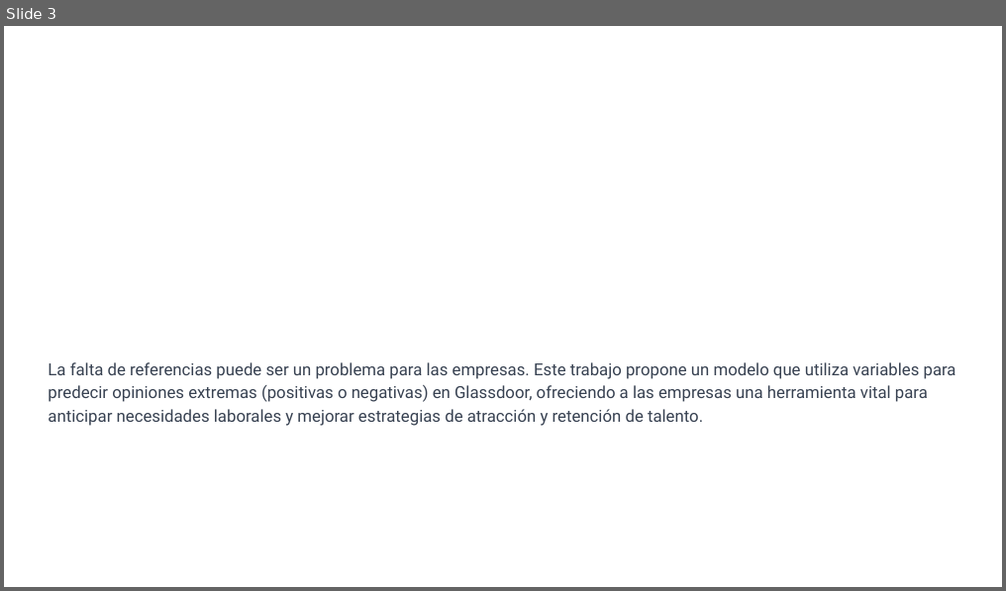
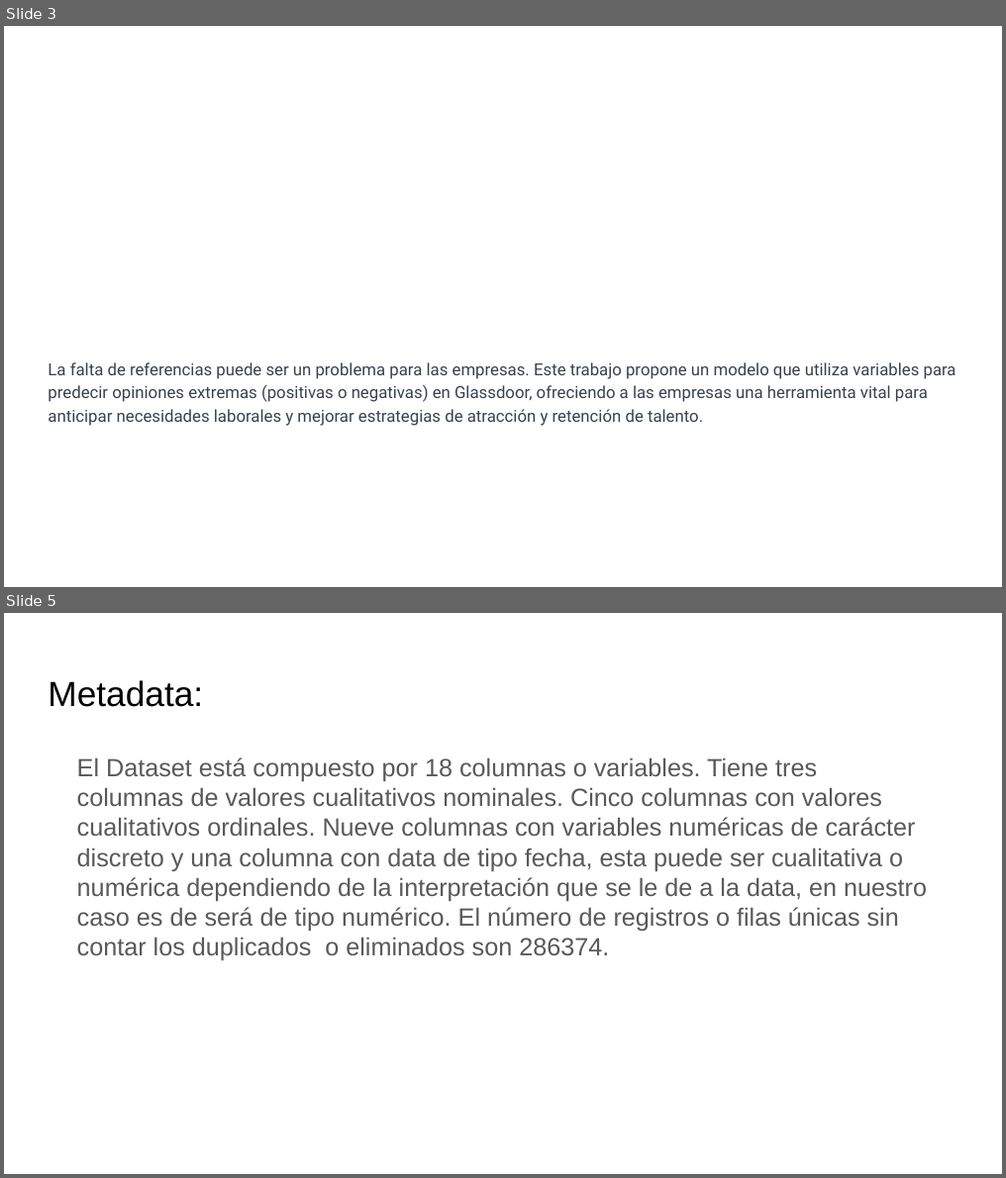
Before and after one commit to worldbp/Coderhouse-DS, a slide deck: Pre-Entrega Proyecto Final/Presentacion Pre-Entega Proyecto Final.pptx. Shown one above the other, each under a label of ours: slide 3 before the commit, slides 3 and 5 after it; the slides between them are not shown. The pictures are 1006x591 and 1006x1178 pixels, drawn with LibreOffice and Linux fonts; fonts in the diff are those of the drawing. Boxes give left, top, right and bottom in pixels: in the first picture for what was removed or moved away, otherwise in the second. Text is boxed around its words. In the diff, an @@ line names an element or a change of style, - is before the commit and + after.

```diff
--- a/Pre-Entrega Proyecto Final/Presentacion Pre-Entega Proyecto Final.pptx
+++ b/Pre-Entrega Proyecto Final/Presentacion Pre-Entega Proyecto Final.pptx
@@ slide 5 added at (x1=4, y1=613, x2=1002, y2=1174), background #FFFFFF @@
@@ title added at (x1=48, y1=680, x2=203, y2=707), 25.2 pt, text #000000 @@
+Metadata:
@@ text added at (x1=77, y1=758, x2=927, y2=960), 18 pt, text #595959 @@
+El Dataset está compuesto por 18 columnas o variables. Tiene tres columnas de valores cualitativos nominales. Cinco columnas con valores cualitativos ordinales. Nueve columnas con variables numéricas de carácter discreto y una columna con data de tipo fecha, esta puede ser cualitativa o numérica dependiendo de la interpretación que se le de a la data, en nuestro caso es de será de tipo numérico. El número de registros o filas únicas sin contar los duplicados o eliminados son 286374.
```
Also in this commit, not shown: 22 other slides added.
